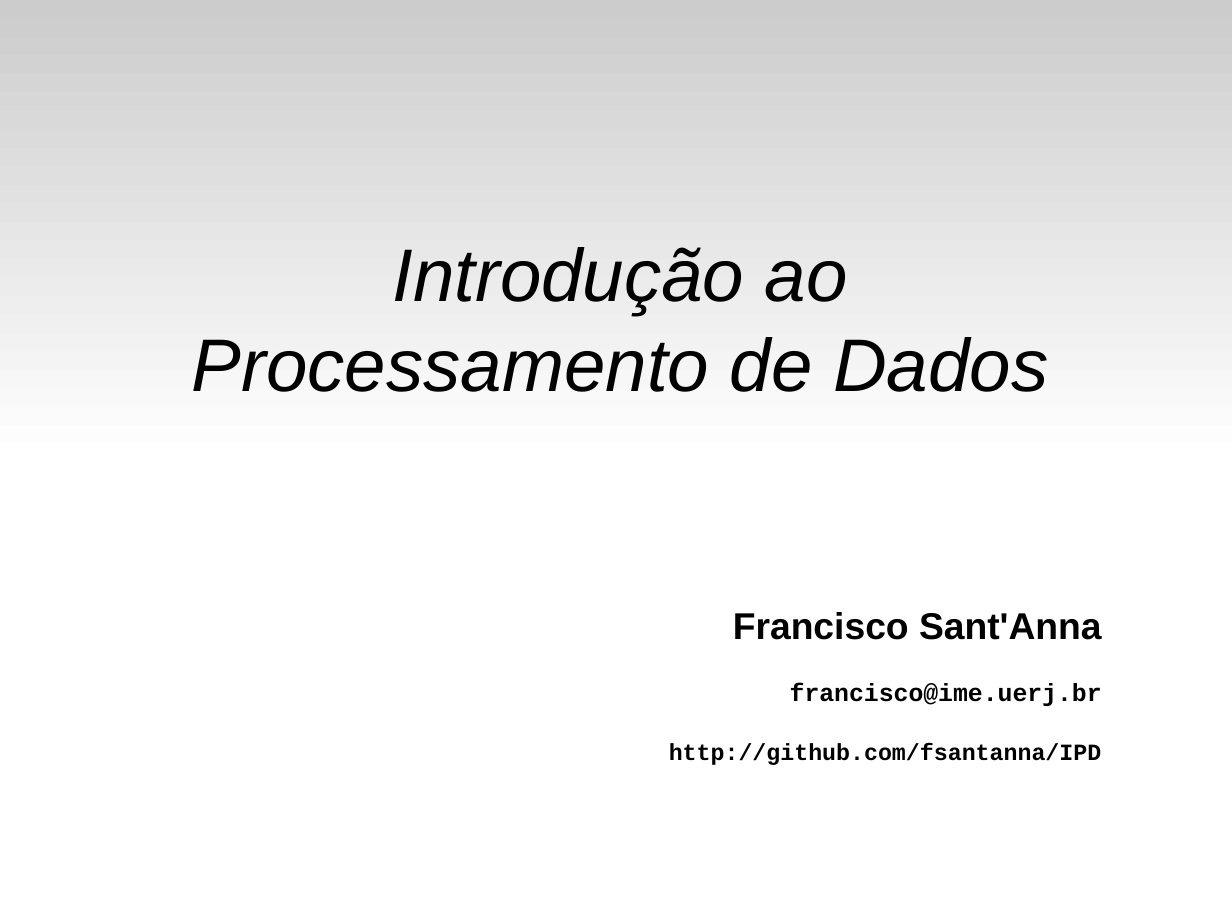
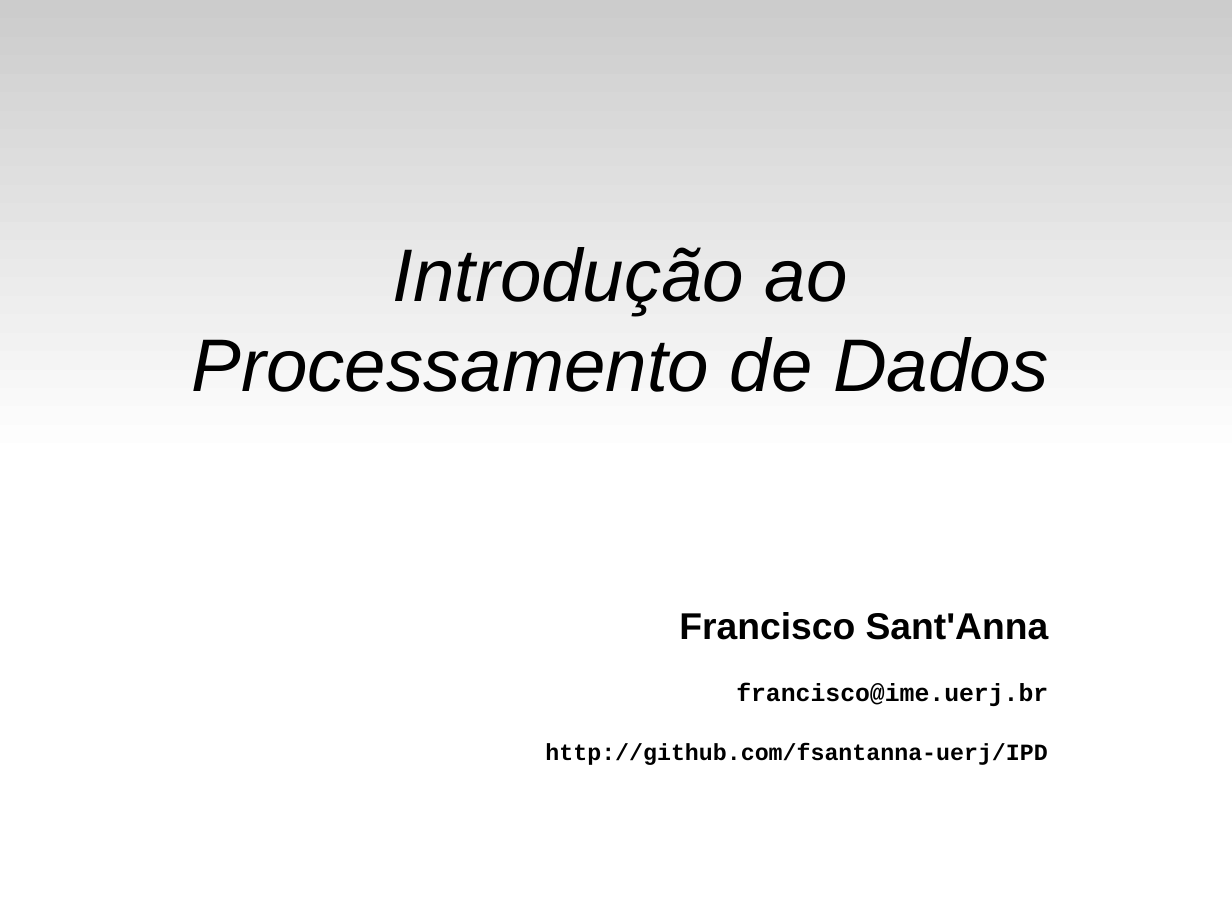
Before and after one commit to fsantanna-uerj/IPD, a slide deck: slide 1 of slides/ipd-07-strings.odp. Drawn at 1232x924 pixels with LibreOffice and Linux fonts; fonts in the diff are those of the drawing. Boxes give left, top, right and bottom in pixels: in the first picture for what was removed or moved away, otherwise in the second. Text is boxed around its words. In the diff, an @@ line names an element or a change of style, - is before the commit and + after.

```diff
--- a/slides/ipd-07-strings.odp
+++ b/slides/ipd-07-strings.odp
@@ text "Francisco Sant'Anna": place and size @@
-text "Francisco Sant'Anna" at bbox=[669, 612, 1102, 765]
+text "Francisco Sant'Anna" at bbox=[545, 612, 1049, 765]
@@ text at bbox=[545, 743, 1047, 765]: text changed @@
-http://github.com/fsantanna/IPD
+http://github.com/fsantanna-uerj/IPD
```
Also in this commit, not shown: 1 other file.
